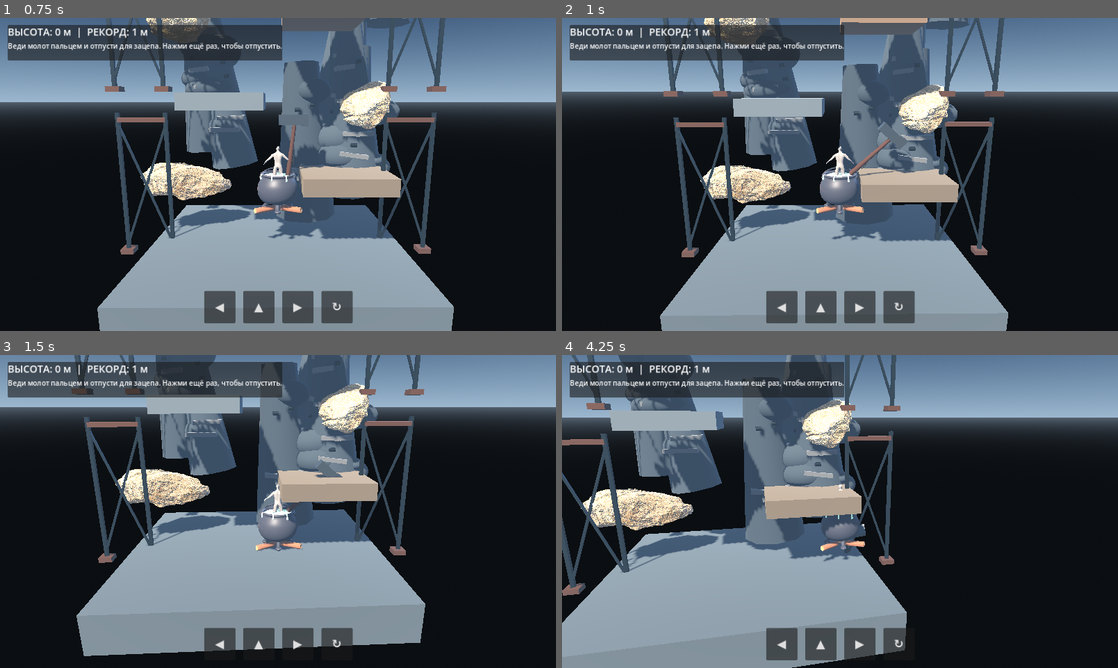
Above: before the commit, frames 1-4 (two rows, left to right).
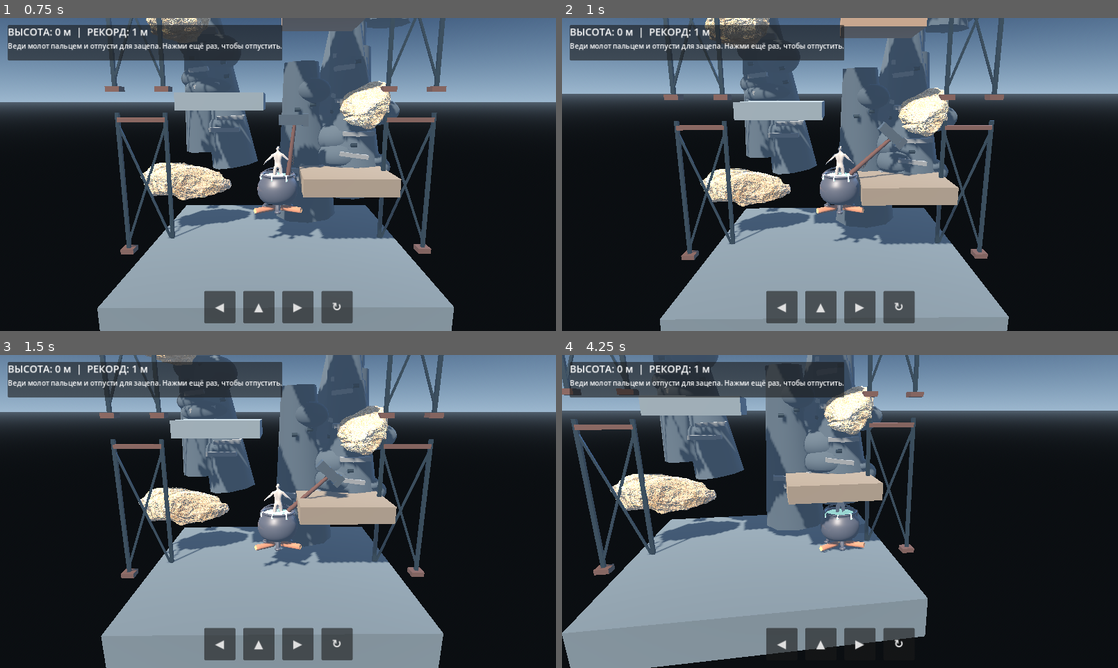
Above: after the commit, the same moments.

Repository: uchihabaha05-del/CLIMB-MASTER
Game: Godot game, scene res://scenes/main.tscn
The game is run twice, just before and just after one commit, with the same random seed, the same clock (stepped at 60 frames per second) and the same inputs.
Inputs (mouse positions are in pixels of both pictures, inside the frame that each line leads up to):
- Up to frame 1 (0.75 s): tap Enter (ui_accept) at 0.5 s; move the mouse to (400, 158) at 0.52 s; hold Right (ui_right) from 0.53 s (still down); click (400, 158) at 0.67 s
- Up to frame 2 (1 s): keep holding Right (ui_right); tap Enter (ui_accept) at 0.77 s
- Up to frame 3 (1.5 s): release Right (ui_right) at 1.25 s; drag from (166, 527) to (250, 574) at 1.27 s
- Up to frame 4 (4.25 s): move the mouse to (895, 442) at 2.02 s; hold Right (ui_right) 2.03-2.75 s; drag from (812, 574) to (673, 464) at 2.77 s; move the mouse to (1006, 558) at 3.52 s; hold Left (ui_left) from 3.53 s (still down); tap Enter (ui_accept) at 3.77 s

Frame 1 is identical in both runs. In frame 2, 8.3% of the frame differs, in the area x 0-100%, y 0-100%; in frame 3, 30%; in frame 4, 29%.

Commit message:
Improve hammer hooking and release feedback

Diff:
--- a/scripts/player.gd
+++ b/scripts/player.gd
@@ -25,6 +25,7 @@
 var hook_cooldown := 0.0
 var imported_skeleton: Skeleton3D
 var posed_bones: Array[int] = []
+var hook_feedback := "Проведи пальцем, чтобы навести молот; отпусти для зацепа."
 
 func _ready() -> void:
     var pot_loaded := _add_imported_model("res://assets/models/cauldron.glb", 1.72, "ImportedCauldron")
@@ -360,6 +361,14 @@
     # A hook remains attached to the world point, never to the moving player.
     if anchored and global_position.distance_to(anchor_point) > HAMMER_REACH * 2.6:
         _release_hook()
+    for collision_index in range(get_slide_collision_count()):
+        var collision := get_slide_collision(collision_index)
+        var collider := collision.get_collider()
+        if collider is Node and (collider as Node).is_in_group("climb_hazard"):
+            _release_hook()
+            velocity += collision.get_normal() * 5.5 + Vector3.UP * 3.0
+            hook_feedback = "Препятствие сбило тебя! Ищи безопасный момент."
+            break
 
 func _apply_hook_physics(delta: float, horizontal: float) -> void:
     var offset := anchor_point - global_position
@@ -388,30 +397,60 @@
         return
     _update_hammer_pose()
     var origin := hammer_head.global_position
-    var direction := (hammer_pivot.global_transform.basis * Vector3(0, 1, 0)).normalized()
-    var query := PhysicsRayQueryParameters3D.create(origin, origin + direction * HAMMER_REACH)
-    query.exclude = [get_rid()]
-    query.collide_with_areas = false
+    var direction := (hammer_pivot.global_transform.basis * Vector3.UP).normalized()
     var space := get_world_3d().direct_space_state
     var hit: Dictionary = {}
-    # A small fan of parallel rays makes the hammer forgiving on a phone screen.
-    var side := direction.cross(Vector3.FORWARD).normalized()
-    if side.length() < 0.1:
-        side = Vector3.RIGHT
-    for offset in [Vector3.ZERO, side * 0.14, -side * 0.14, Vector3.UP * 0.14, Vector3.DOWN * 0.14]:
-        query.from = origin + offset
-        query.to = origin + offset + direction * HAMMER_REACH
-        hit = space.intersect_ray(query)
-        if not hit.is_empty():
-            break
+
+    # Sweep a small sphere along the hammer path for forgiving mobile controls.
+    var probe := SphereShape3D.new()
+    probe.radius = 0.24
+    var shape_query := PhysicsShapeQueryParameters3D.new()
+    shape_query.shape = probe
+    shape_query.exclude = [get_rid()]
+    shape_query.collide_with_bodies = true
+    shape_query.collide_with_areas = false
+    var step_distance := 0.16
+    var distance := step_distance
+    while distance <= HAMMER_REACH:
+        shape_query.transform = Transform3D(Basis.IDENTITY, origin + direction * distance)
+        var overlaps := space.intersect_shape(shape_query, 8)
+        if not overlaps.is_empty():
+            hit = space.get_rest_info(shape_query)
+            if hit.is_empty():
+                var candidate: Dictionary = overlaps[0]
+                if candidate.has("collider") and candidate["collider"] is CollisionObject3D:
+                    hit = {"collider": candidate["collider"], "position": origin + direction * distance}
+            if not hit.is_empty():
+                break
+        distance += step_distance
+
+    # A wider ray fan also catches narrow ledges and platform edges.
+    if hit.is_empty():
+        var side := direction.cross(Vector3.FORWARD).normalized()
+        if side.length() < 0.1:
+            side = Vector3.RIGHT
+        var query := PhysicsRayQueryParameters3D.create(origin, origin + direction * HAMMER_REACH)
+        query.exclude = [get_rid()]
+        query.collide_with_areas = false
+        for offset in [Vector3.ZERO, side * 0.18, -side * 0.18, Vector3.UP * 0.18, Vector3.DOWN * 0.18, side * 0.32, -side * 0.32]:
+            query.from = origin + offset
+            query.to = origin + offset + direction * HAMMER_REACH
+            hit = space.intersect_ray(query)
+            if not hit.is_empty():
+                break
+
     if not hit.is_empty():
-        anchor_point = hit.position
-        rope_length = maxf(1.05, global_position.distance_to(anchor_point))
+        anchor_point = hit.get("position", origin + direction * minf(distance, HAMMER_REACH))
+        var actual_distance := global_position.distance_to(anchor_point)
+        rope_length = maxf(1.0, actual_distance - 0.65)
         anchored = true
-        hook_cooldown = 0.18
+        hook_cooldown = 0.22
+        hook_feedback = "Зацеп! Нажми один раз, чтобы отцепиться."
     else:
         anchored = false
+        hook_feedback = "Не попал. Подведи молот ближе к камню или платформе."
 
 func _release_hook() -> void:
     anchored = false
     hook_cooldown = 0.12
+    hook_feedback = "Отцепился. Наведи молот и отпусти палец для нового зацепа."
